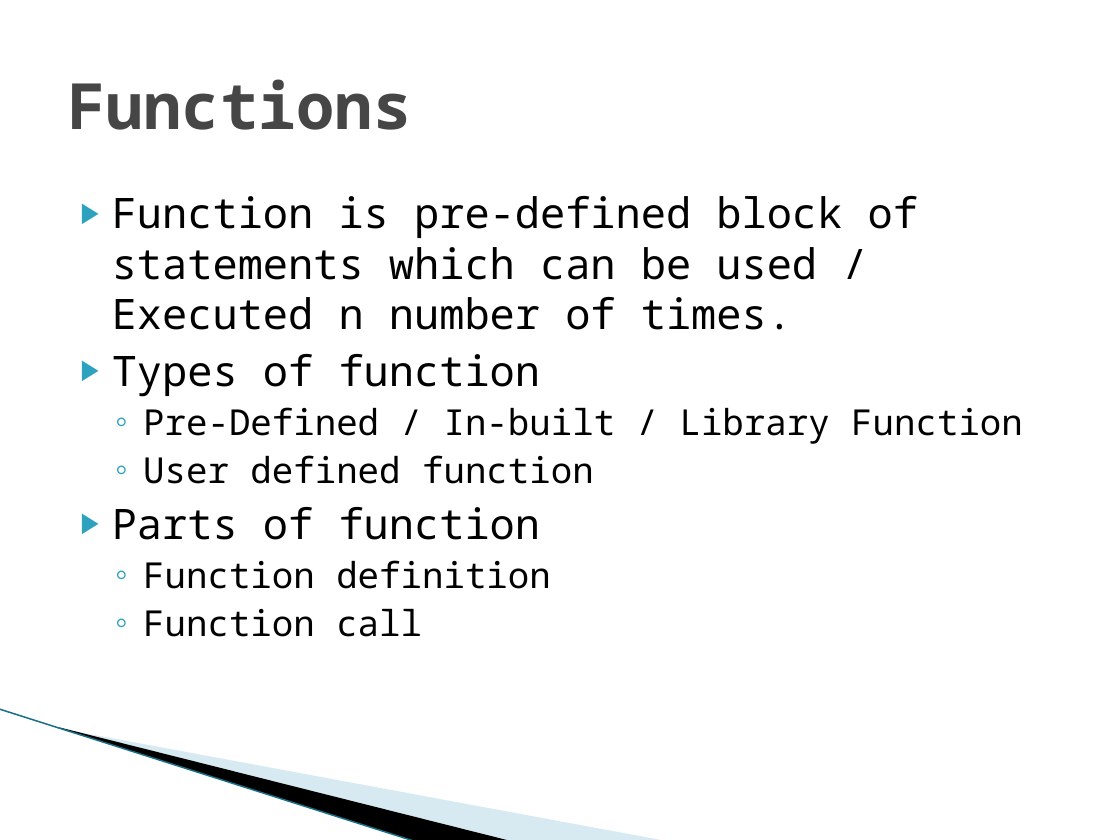
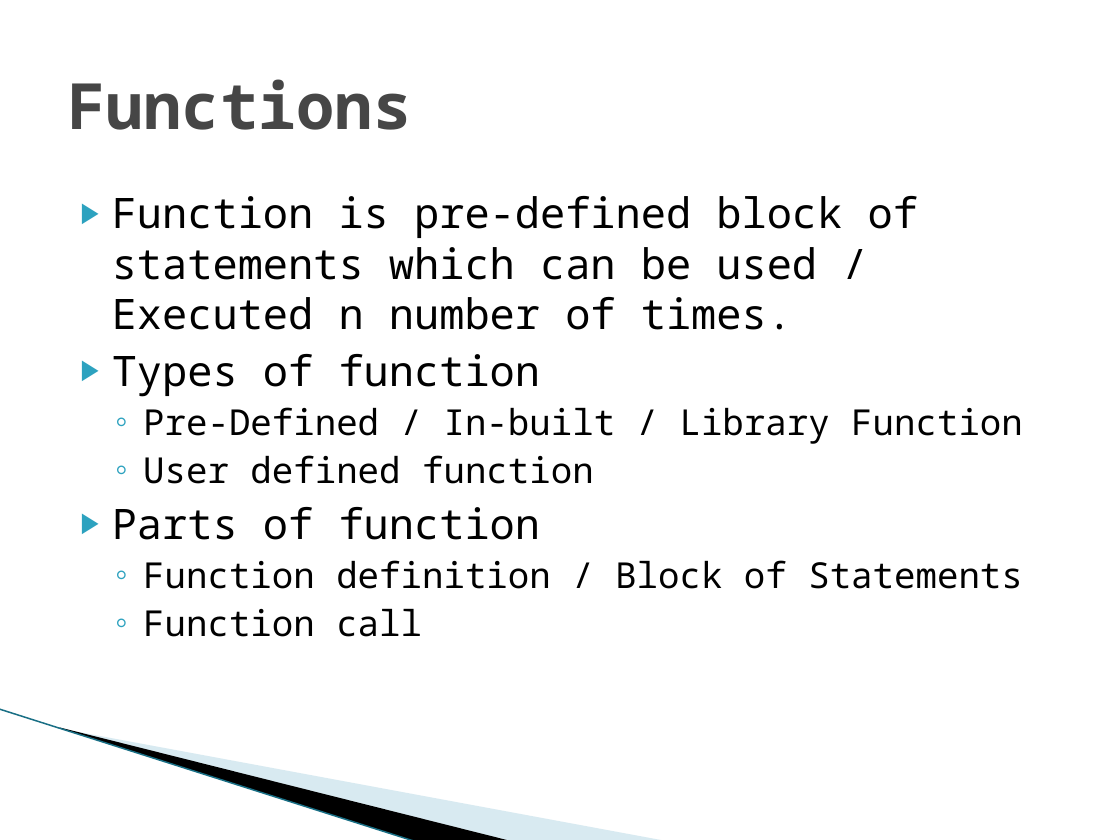
Before and after one commit to ankushvankore/SA2403014, a slide deck: slide 26 of Session_2_Java Basics.pptx. Drawn at 1120x840 pixels with LibreOffice and Linux fonts; fonts in the diff are those of the drawing; background and template pictures are left out. Boxes give left, top, right and bottom in pixels: in the first picture for what was removed or moved away, otherwise in the second. Text is boxed around its words. In the diff, an @@ line names an element or a change of style, - is before the commit and + after.

```diff
--- a/Session_2_Java Basics.pptx
+++ b/Session_2_Java Basics.pptx
@@ text at bbox=[143, 560, 1023, 589]: text changed @@
-  ◦ Function definition
+  ◦ Function definition / Block of Statements
```
Also in this commit, not shown: 2 other slides changed, 21 other files.
